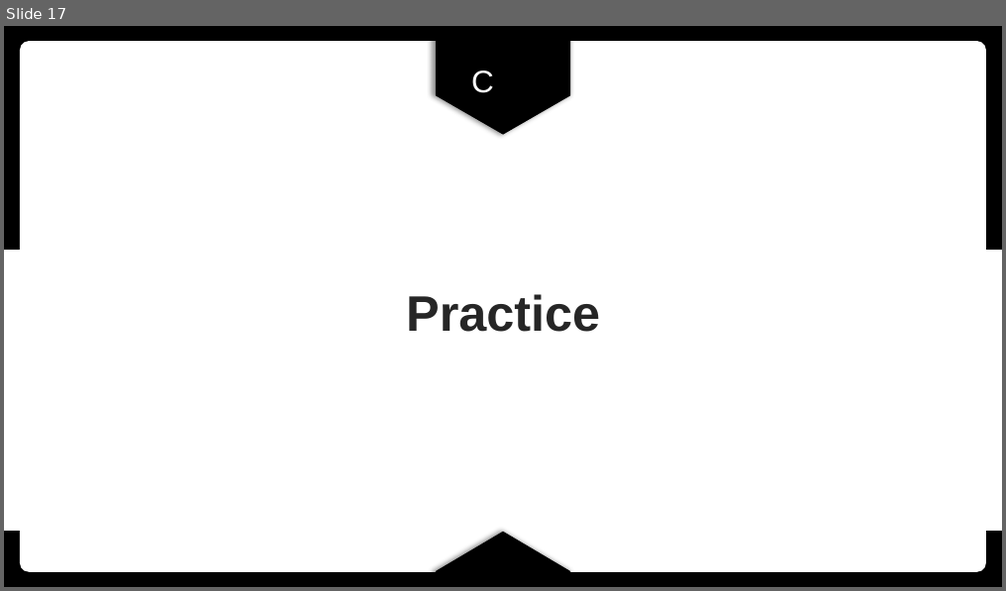
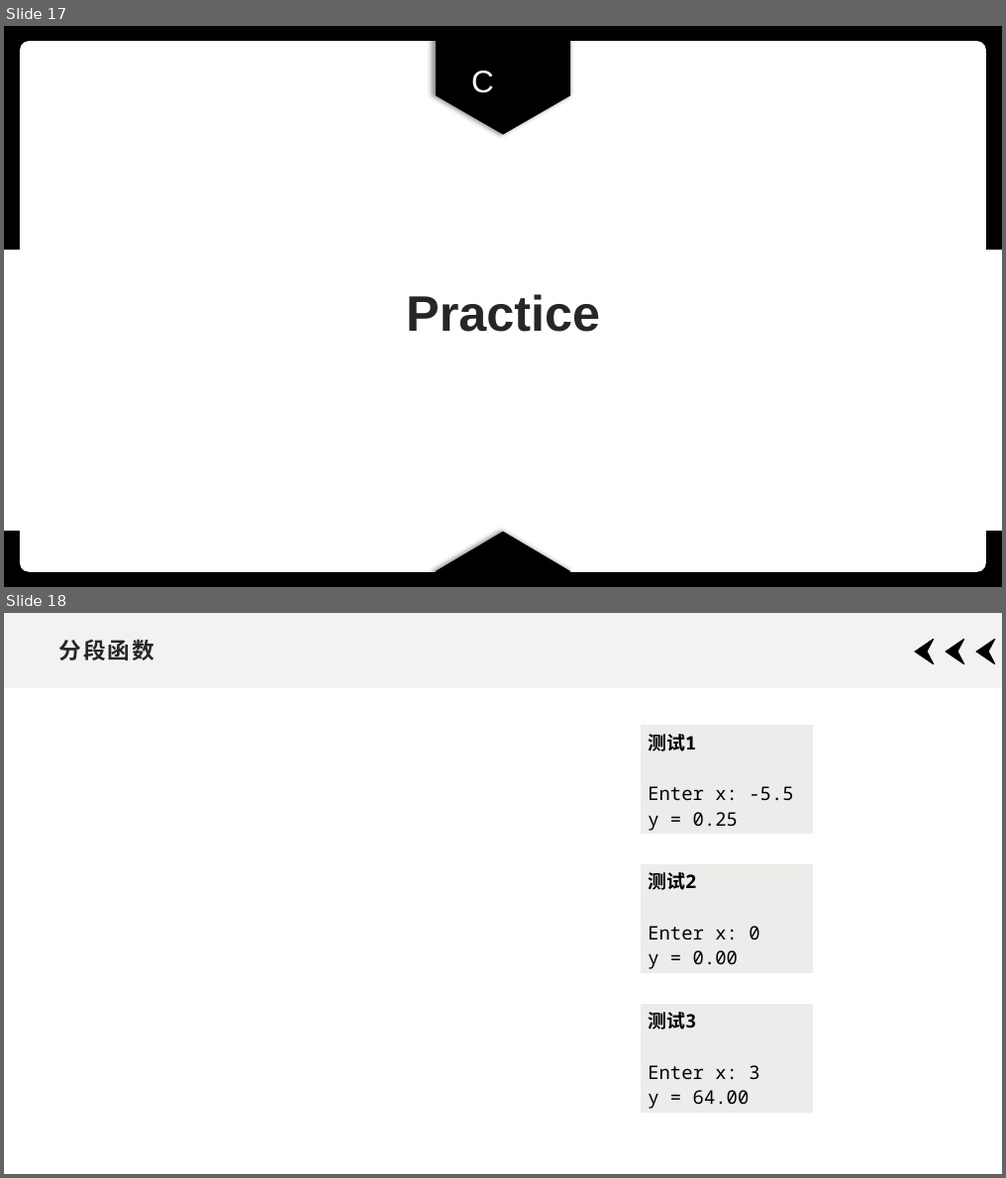
Before and after one commit to xdai02/C, a slide deck: slides/Chapter2.pptx. Shown one above the other, each under a label of ours: slide 17 before the commit, slides 17 and 18 after it. The pictures are 1006x591 and 1006x1178 pixels, drawn with LibreOffice and Linux fonts; fonts in the diff are those of the drawing; grey boxes stand for pictures. Boxes give left, top, right and bottom in pixels: in the first picture for what was removed or moved away, otherwise in the second. Text is boxed around its words. In the diff, an @@ line names an element or a change of style, - is before the commit and + after.

```diff
--- a/slides/Chapter2.pptx
+++ b/slides/Chapter2.pptx
@@ slide 18 added at [4, 613, 1002, 1174], background #FFFFFF @@
@@ rectangle added at [4, 613, 1002, 688], fill #F2F2F2 @@
@@ title added at [58, 639, 154, 661], 21.6 pt, text #262626, bold @@
+分段函数
@@ freeform shape added at [916, 639, 935, 664], fill #000000, outline #000000 1 pt @@
@@ freeform shape added at [946, 639, 965, 664], fill #000000, outline #000000 1 pt @@
@@ freeform shape added at [977, 639, 996, 664], fill #000000, outline #000000 1 pt @@
@@ table added at [641, 725, 814, 835], 1 rows, 1 columns @@
+测试1 / Enter x: -5.5 / y = 0.25
@@ table added at [641, 863, 814, 973], 1 rows, 1 columns @@
+测试2 / Enter x: 0 / y = 0.00
@@ table added at [641, 1003, 814, 1113], 1 rows, 1 columns @@
+测试3 / Enter x: 3 / y = 64.00
```
Also in this commit, not shown: 1 other slide added, 1 slide removed, 2 other files.
